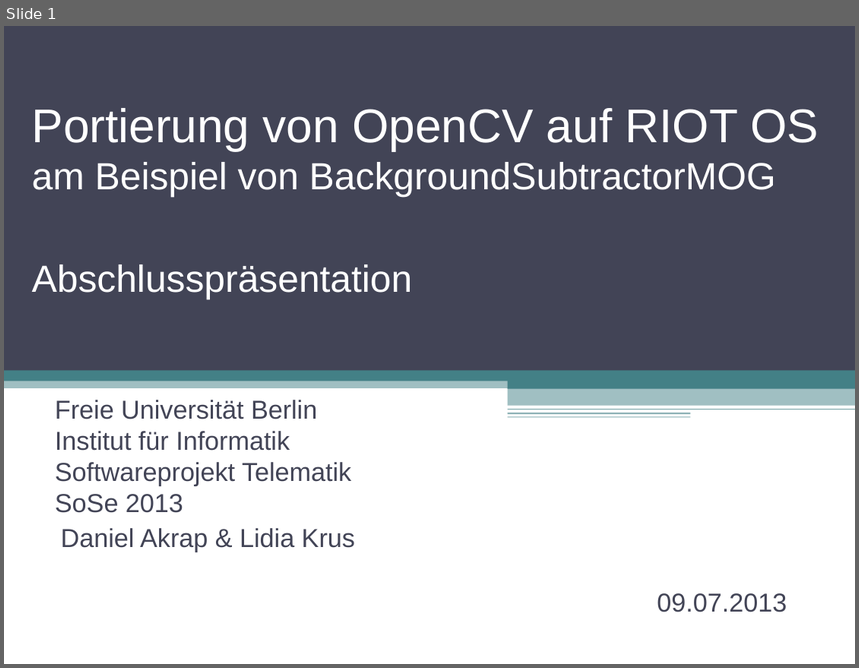
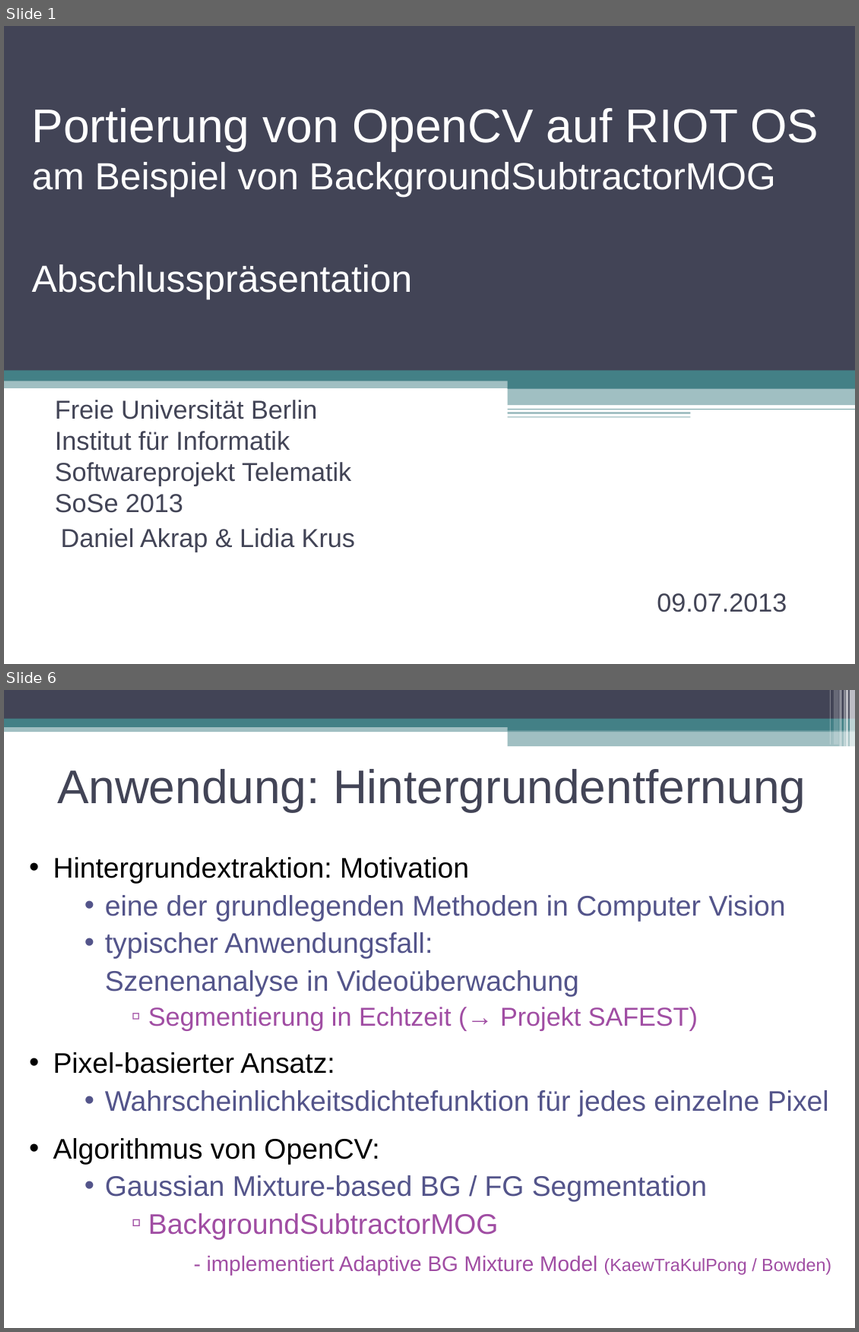
Before and after one commit to swp2013riot/riot-opencv-port, a slide deck: doc/final_presentation.odp. Shown one above the other, each under a label of ours: slide 1 before the commit, slides 1 and 6 after it; the slides between them are not shown. The pictures are 859x668 and 859x1332 pixels, drawn with LibreOffice and Linux fonts; fonts in the diff are those of the drawing. Boxes give left, top, right and bottom in pixels: in the first picture for what was removed or moved away, otherwise in the second. Text is boxed around its words. In the diff, an @@ line names an element or a change of style, - is before the commit and + after.

```diff
--- a/doc/final_presentation.odp
+++ b/doc/final_presentation.odp
@@ slide 6 added at (4,690,855,1328), background #FFFFFF @@
@@ rectangle added at (4,690,855,719), fill #424456 @@
@@ rectangle added at (829,690,831,745), fill #FFFFFF at 30% opacity @@
@@ rectangle added at (834,690,839,745), fill #FFFFFF at 20% opacity @@
@@ rectangle added at (840,690,842,748), fill #FFFFFF at 40% opacity @@
@@ rectangle added at (844,690,845,748), fill #FFFFFF at 60% opacity @@
@@ rectangle added at (846,690,848,748), fill #FFFFFF at 65% opacity @@
@@ rectangle added at (850,690,855,748), fill #FFFFFF at 65% opacity @@
@@ rectangle added at (4,724,855,732), fill #438086 at 50% opacity @@
@@ rectangle added at (4,719,855,727), fill #438086 @@
@@ rectangle added at (508,723,855,731), fill #438086 @@
@@ rectangle added at (508,730,855,746), fill #438086 at 50% opacity @@
@@ title added at (57,769,806,812), 40 pt, text #424456 @@
+Anwendung: Hintergrundentfernung
@@ text added at (53,857,832,1275), 24 pt, text #53548A @@
+• Hintergrundextraktion: Motivation
+    • eine der grundlegenden Methoden in Computer Vision
+    • typischer Anwendungsfall:
+    Szenenanalyse in Videoüberwachung
+        ▫ Segmentierung in Echtzeit (→ Projekt SAFEST)
+• Pixel-basierter Ansatz:
+    • Wahrscheinlichkeitsdichtefunktion für jedes einzelne Pixel
+• Algorithmus von OpenCV:
+    • Gaussian Mixture-based BG / FG Segmentation
+        ▫ BackgroundSubtractorMOG
+            - implementiert Adaptive BG Mixture Model (KaewTraKulPong / Bowden)
```
Also in this commit, not shown: 5 slides changed, 4 other slides added, 3 slides removed.
